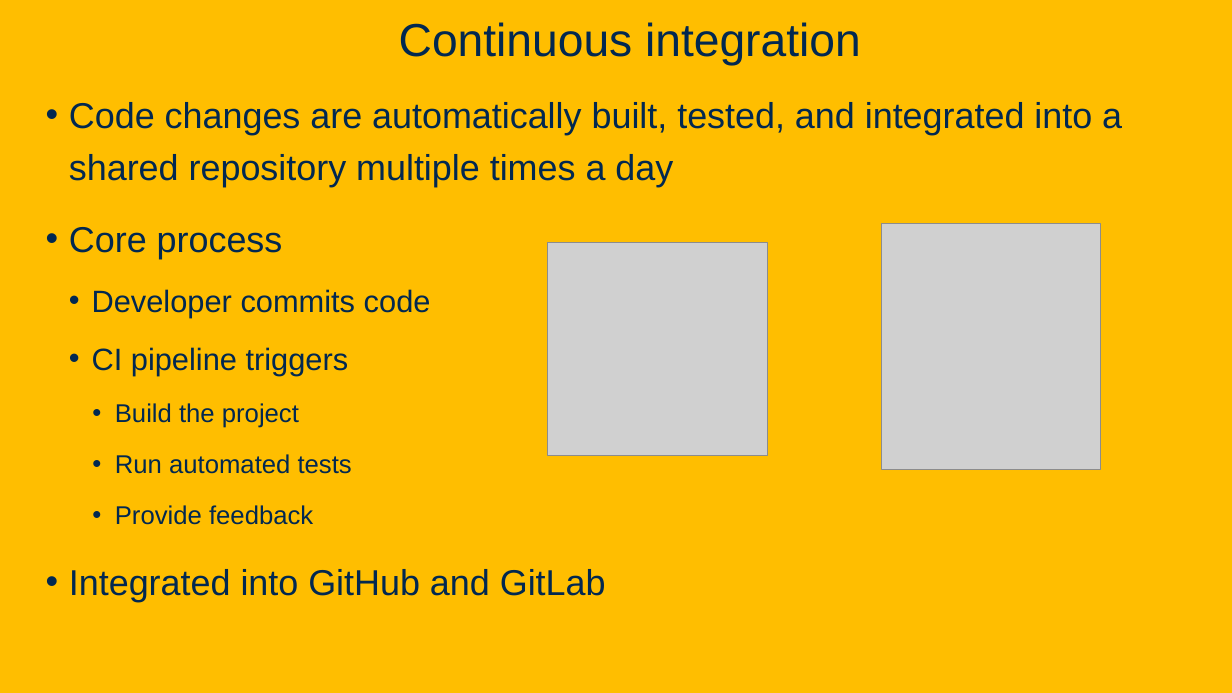
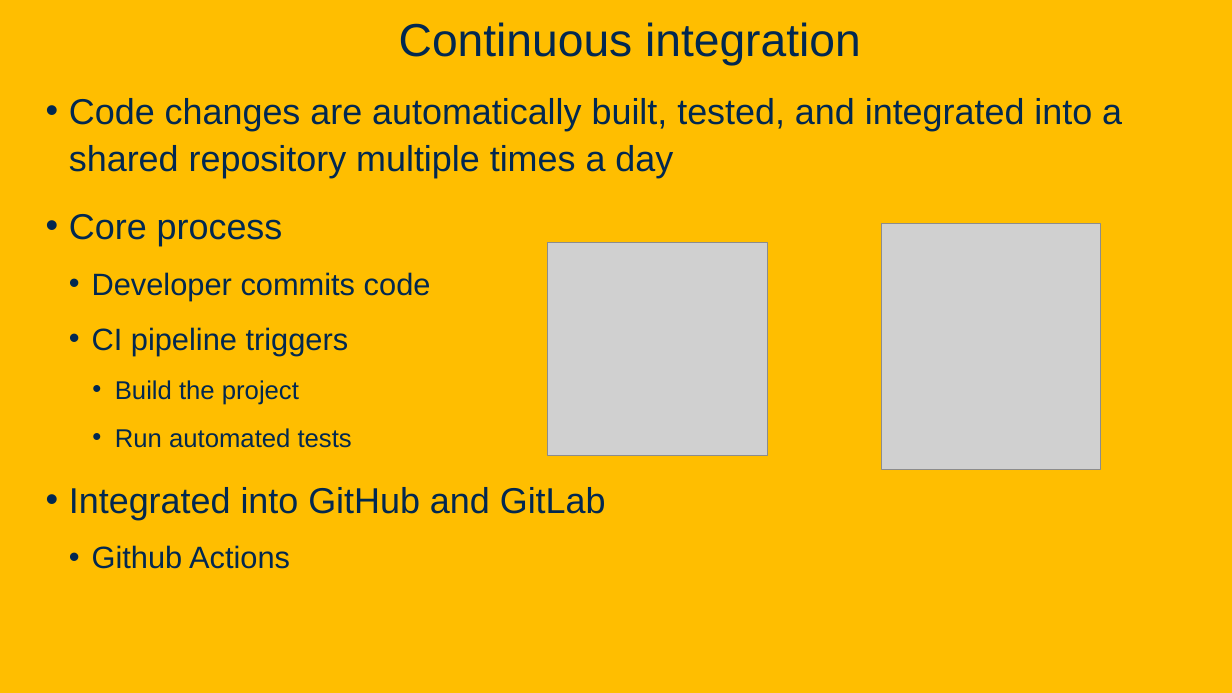
Before and after one commit to davsec-teaching/ECS160-Winter2025, a slide deck: slide 17 of slides/4_unit_testing_mocking_frameworks_CI.pptx (slide 13 before the commit). Drawn at 1232x693 pixels with LibreOffice and Linux fonts; fonts in the diff are those of the drawing; grey boxes stand for pictures; background and template pictures are left out. Boxes give left, top, right and bottom in pixels: in the first picture for what was removed or moved away, otherwise in the second. Text is boxed around its words. In the diff, an @@ line names an element or a change of style, - is before the commit and + after.

```diff
--- a/slides/4_unit_testing_mocking_frameworks_CI.pptx
+++ b/slides/4_unit_testing_mocking_frameworks_CI.pptx
@@ text at bbox=[69, 98, 1122, 520]: line spacing 1.2 to 1.1 @@
@@ text at bbox=[115, 505, 313, 525]: paragraph removed @@
-    • Provide feedback
@@ text at bbox=[92, 545, 290, 569]: paragraph added @@
+  • Github Actions
```
Also in this commit, not shown: 4 other slides changed, 13 slides added.
